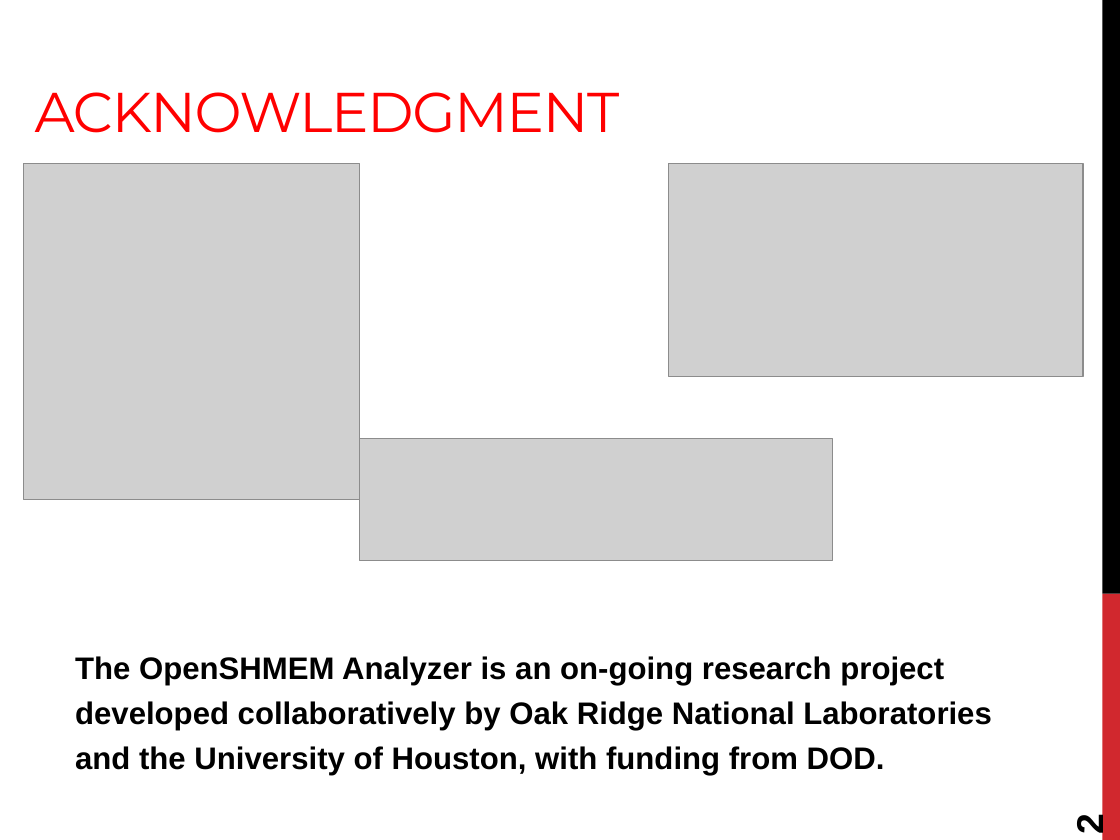
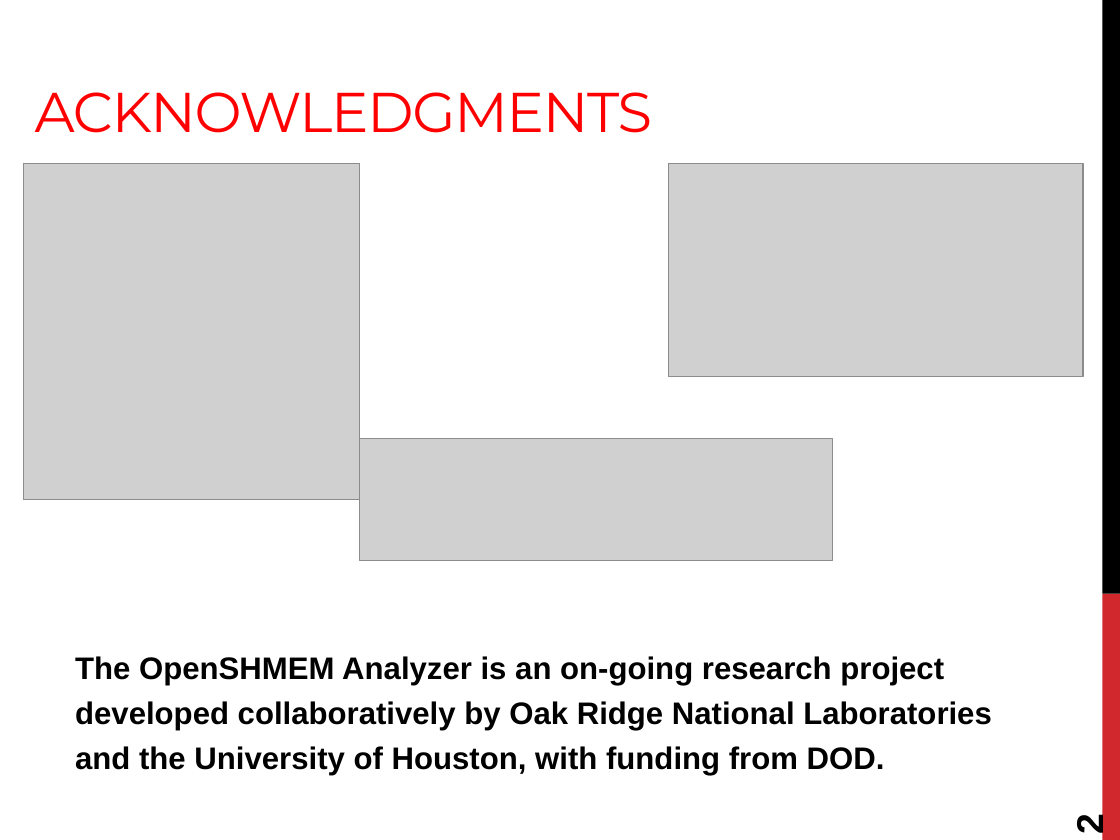
Before and after one commit to openshmem-org/sc14-tutorial, a slide deck: slide 2 of SHMEM-Analyzer.pptx. Drawn at 1120x840 pixels with LibreOffice and Linux fonts; fonts in the diff are those of the drawing; grey boxes stand for pictures. Boxes give left, top, right and bottom in pixels: in the first picture for what was removed or moved away, otherwise in the second. Text is boxed around its words. In the diff, an @@ line names an element or a change of style, - is before the commit and + after.

```diff
--- a/SHMEM-Analyzer.pptx
+++ b/SHMEM-Analyzer.pptx
@@ title at (35,92,652,133): text changed @@
-ACKNOWLEDGMENT
+ACKNOWLEDGMENTS
```
Also in this commit, not shown: 1 other slide changed, 1 other file.
